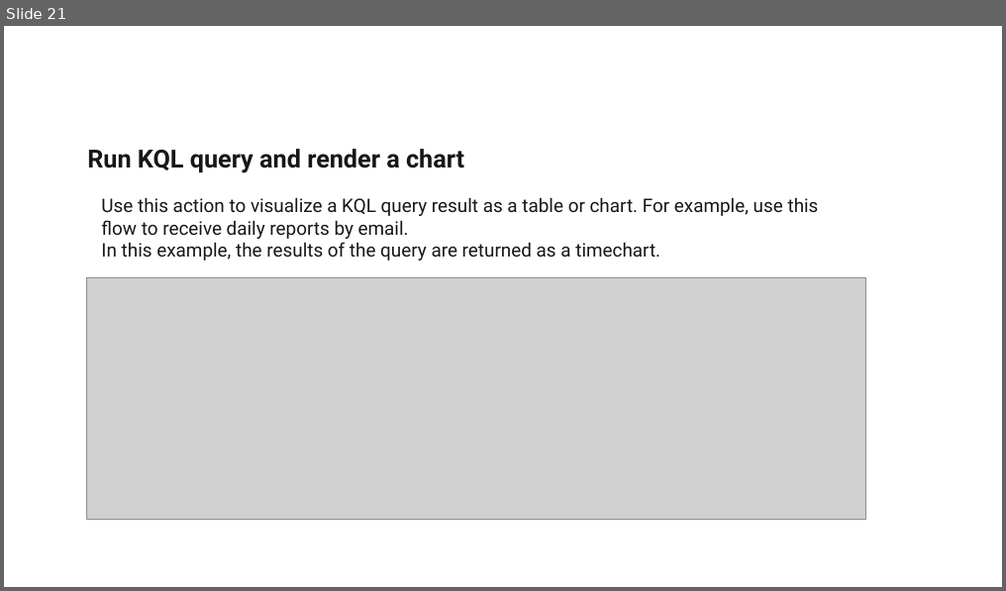
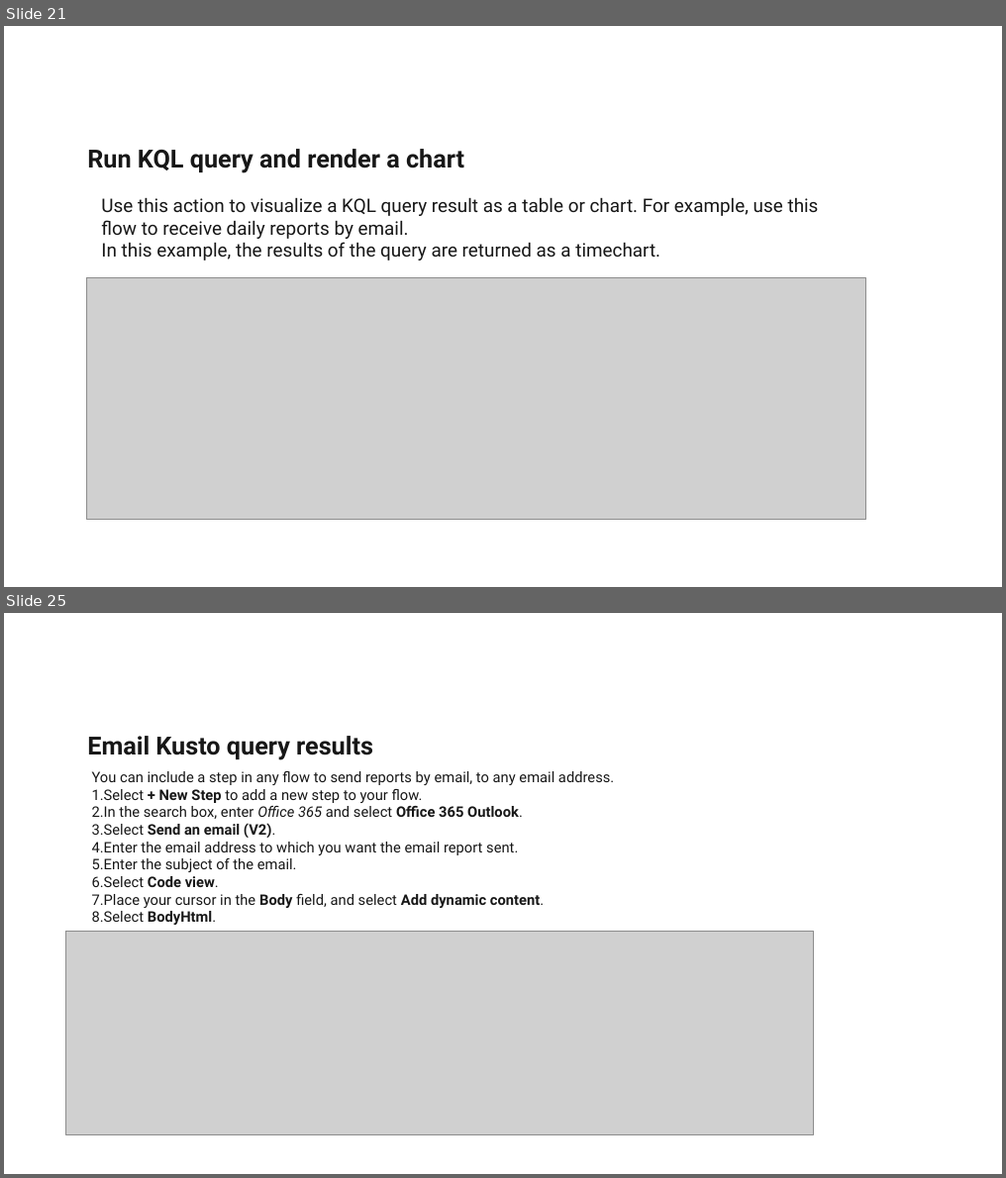
Before and after one commit to Deloitte-Azure-Accelerators/DataExplorer, a slide deck: Azure Data Explorer.pptx. Shown one above the other, each under a label of ours: slide 21 before the commit, slides 21 and 25 after it; the slides between them are not shown. The pictures are 1006x591 and 1006x1178 pixels, drawn with LibreOffice and Linux fonts; fonts in the diff are those of the drawing; grey boxes stand for pictures; background and template pictures are left out. Boxes give left, top, right and bottom in pixels: in the first picture for what was removed or moved away, otherwise in the second. Text is boxed around its words. In the diff, an @@ line names an element or a change of style, - is before the commit and + after.

```diff
--- a/Azure Data Explorer.pptx
+++ b/Azure Data Explorer.pptx
@@ slide 25 added at bbox=[4, 613, 1002, 1174], background #FFFFFF; not listed: 1 template element that a slide beside it also shows @@
@@ text added at bbox=[87, 736, 373, 761], 24 pt, text #171717, bold @@
+Email Kusto query results
@@ text added at bbox=[92, 771, 614, 925], 14 pt, text #171717 @@
+You can include a step in any flow to send reports by email, to any email address.
+1. Select + New Step to add a new step to your flow.
+2. In the search box, enter Office 365 and select Office 365 Outlook.
+3. Select Send an email (V2).
+4. Enter the email address to which you want the email report sent.
+5. Enter the subject of the email.
+6. Select Code view.
+7. Place your cursor in the Body field, and select Add dynamic content.
+8. Select BodyHtml.
@@ picture added at bbox=[66, 931, 814, 1136] @@
```
Also in this commit, not shown: 17 other slides added.
